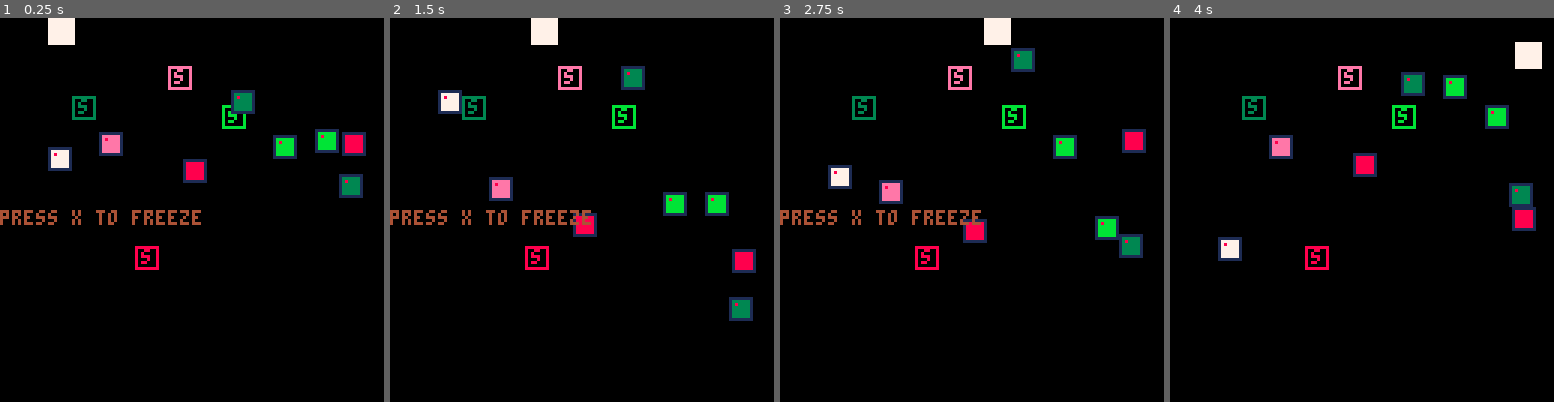
Above: before the commit, frames 1-4 (left to right).
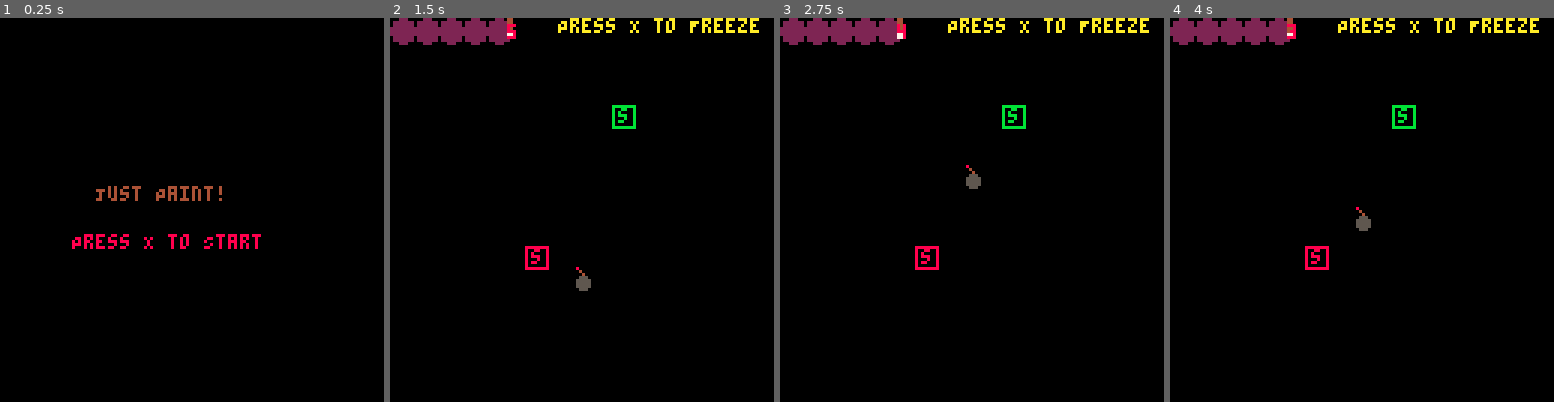
Above: after the commit, the same moments.

Repository: franklant/COMP440_Assignment_3_Repo
Game: PICO-8 cartridge pico_puzzle_game_wip.p8
Two runs of this game, one before a commit and one after it. Both use one fixed random seed, a clock stepped at 60 frames per second and the inputs below.
Inputs:
- Up to frame 1 (0.25 s): no input
- Up to frame 2 (1.5 s): tap X (X key) at 0.33, 1.07 s
- Up to frame 3 (2.75 s): tap X (X key) at 1.85 s
- Up to frame 4 (4 s): tap X (X key) at 2.97 s

The runs differ from the first frame. In frame 1, 6.5% of the frame differs, in the area x 0-96%, y 0-66%; in frame 2, 7.6%, in the area x 0-97%, y 0-79%; in frame 3, 7.5%; in frame 4, 6.8%.

Commit message:
update to latest build

Diff:
--- a/pico_puzzle_game_wip.p8
+++ b/pico_puzzle_game_wip.p8
@@ -1,68 +1,292 @@
 pico-8 cartridge // http://www.pico-8.com
 version 43
 __lua__
+game_states = {
+    menu = 1,
+    game = 2,
+    win = 3
+}
+
+-- current state of the game
+state = game_states.menu
+
+-- menu state
+function init_menu_state()
+    local offset = 32
+    title_text = {
+        text = "Just Paint!",
+        x = 64 - offset,
+        y = 64,
+        c = 4
+    }
+
+    start_text = {
+        text = "Press X to Start",
+        x = 56 - offset,
+        y = 72,
+        c = 8
+    }
+
+
+end
+
+angle = 0
+function update_menu_state()
+    -- make text floaty
+    angle += 0.01
+
+    title_text.y += sin(angle)
+
+    if angle >= 1 then
+        angle = 0
+    end
+
+    if btnp(5) then -- x button pressed
+        state = game_states.game
+        _init() -- reinitialize the game
+    end
+end
+
+function draw_menu_state()
+    -- title
+    print(
+        title_text.text,
+        title_text.x, title_text.y,
+        title_text.c
+    )
+
+    -- start
+    print(
+        start_text.text,
+        start_text.x, start_text.y,
+        start_text.c
+    )
+end
+
+-- game state
+function init_game_state()
+    -- map
+    init_map()
+
+    -- player
+    init_player()
+
+    -- bombs
+    bombs = {}
+    bomb_count = 1
+
+    -- switches
+    switches = {}
+    switch_count = 2
+
+    init_switches()
+    init_bombs()
+end
+
+function update_game_state()
+    -- player
+    update_player()
+
+    -- switches
+    update_switches()
+
+    -- bombs
+    update_bombs()
+
+    -- check for collision with bombs
+    for bomb in all(bombs) do
+        if is_bomb_active(bomb) and check_collision(player, bomb) then
+            state = game_states.menu
+            angle = 0
+            countdown_duration = 0
+            _init() -- re-init menu
+        end
+    end
+
+    -- check win condition
+    if player.cells_painted >= 264 then
+        state = game_states.win
+        angle = 0
+        countdown_duration = 0
+        _init() -- reinitialize the game
+    end
+end
+
+function draw_game_state()
+    -- draw map
+    draw_map()
+
+    -- draw switches
+    draw_switches()
+
+    -- draw bombs
+    draw_bombs()
+
+    -- player
+    draw_player()
+
+    -- display message
+    display_message(
+        "Press X to Freeze",
+        5,
+        56, 0
+    )
+end
+
+-- win state
+function init_win_state()
+    local offset = 32
+    win_text = {
+        text = "Congratulations! True art!",
+        x = 47 - offset,
+        y = 64,
+        c = 10
+    }
+
+    retry_text = {
+        text = "Press X to paint again",
+        x = 56 - offset,
+        y = 72,
+        c = 8
+    }
+
+
+end
+
+angle = 0
+function update_win_state()
+    -- make text floaty
+    angle += 0.01
+
+    win_text.y += sin(angle)
+
+    if angle >= 1 then
+        angle = 0
+    end
+
+    if btnp(5) then -- x button pressed
+        state = game_states.game
+        angle = 0
+        countdown_duration = 0
+        _init() -- reinitialize the game
+    end
+end
+
+function draw_win_state()
+    -- win
+    print(
+        win_text.text,
+        win_text.x, win_text.y,
+        win_text.c
+    )
+
+    -- retry
+    print(
+        retry_text.text,
+        retry_text.x, retry_text.y,
+        retry_text.c
+    )
+end
 
 -- player
 function init_player()
     player = {
-        x = 0,
+        x = 0 - 7, -- ensures the player paints the whole map
         y = 0,
         size = 8,
         speed = 1,
         dir = 1,
+
+        -- states
         is_walking = false,
         is_shifting = false,
         is_reversing = false,
         is_freezing = false,
         row = 0,
+        cells_painted = 0,
 
         walk = function(self)
-                self.x += self.speed * self.dir
-
-                if self.x + self.size >= 127
-                and self.dir == 1 then
-                    self.is_walking = false
-                    self.is_shifting = true
-                    self.row += 1
+            -- walk state
+            self.x += self.speed * self.dir
+
+            if self.x >= 127
+            and self.dir == 1 then
+                self.is_walking = false
+                self.is_shifting = true
+                self.row += 1
+            end
+
+            if self.x + self.size <= 0
+            and self.dir == -1 then
+                self.is_walking = false
+                self.is_shifting = true
+                self.row += 1
+            end
+
+            -- update col number
+            if self.x % 8 == 0 then
+                -- update map
+                -- use the player position to get the correct index on the map
+                local row = flr(self.y / 8)
+                local col = flr(self.x / 8)
+
+                if row >= 0 and row <= 15 and col >= 0 and col <= 15 then
+                    mp[row + 1][col + 1] = complete_mp[row + 1][col + 1]
                 end
-
-                if self.x <= 0
-                and self.dir == -1 then
-                    self.is_walking = false
-                    self.is_shifting = true
-                    self.row += 1
-                end
+                self.cells_painted += 1
+            end
         end,
 
         shift = function(self)
-                self.y += self.speed
-
-                if self.y >= self.row * 8 then
-                    self.is_shifting = false
-                    self.is_reversing = true
-                end
+            -- shift state
+            self.y += self.speed
+
+            if self.y >= self.row * 8 then
+                -- self.col = 0
+                self.is_shifting = false
+                self.is_reversing = true
+            end
         end,
 
         reverse = function(self)
+            -- reverse state
             self.dir = -self.dir
             self.is_reversing = false
             self.is_walking = true
         end,
 
         freeze = function(self)
+            -- freeze state
             self.x += 0
             self.y += 0
         end
     }
 
+    -- set the default state to active
     player.is_walking = true
 end
 
+i = 0
+countdown_duration = 0
 function update_player()
+    -- freeze the player
     if btnp(5) then -- x button
-        player.is_freezing = not player.is_freezing
-    end
-
+        if not player.is_freezing and countdown_duration == 0 then
+            player.is_freezing = true
+            countdown_duration = 60 * 5
+        end
+    end
+
+    -- 5 second time for freezing
+    if countdown_duration > 0 then
+        countdown_duration -= 1
+        -- check if the timer has reached zero.
+        if countdown_duration == 0 then
+            player.is_freezing = false
+        end
+    end
+
+    -- call states approriately
     if player.is_walking
     and not player.is_freezing then
         player:walk()
@@ -84,28 +308,36 @@
 end
 
 function draw_player()
-    rectfill(
-        player.x,
-        player.y,
-        player.x + player.size,
-        player.y + player.size,
-        7
-    )
+    -- subject to change
+    -- rectfill(
+    --     player.x,
+    --     player.y,
+    --     player.x + player.size,
+    --     player.y + player.size,
+    --     7
+    -- )
+    spr(0, player.x, player.y + 0.5, 1, 1, false, true)
+
+    if countdown_duration > 0 then
+        print(flr(countdown_duration / 60) + 1, player.x + 3, player.y + 2, 8)
+    end
 end
 
 
 -- message display
-function display_message(text, t, i2)
+function display_message(text, t, x, y)
     -- text: text to display
-    -- t = how long to display
+    -- t: how long to display
+    -- x: texts x-position
+    -- y: texts y-position
+
     i += 1
     if i <= t * 60 then
-        print(text, 0, 64, 4)
+        print(text, x, y, 10)
     end
 end
 
 -- BOMB AND SWITCH FUNCTIONS
-
 function init_bombs()
     local min_dist_x = 16
 	for i=1,bomb_count do
@@ -137,16 +367,14 @@
         if bomb.group_id == 1 then bomb.color = 8
         elseif bomb.group_id == 2 then bomb.color = 11
         elseif bomb.group_id == 3 then bomb.color = 3
-        elseif bomb.group_id == 4 then bomb.color = 14 -- Added color for 4th group
         else bomb.color = 7
         end
-
 
 		bomb.y_start = 10 + rnd(40)
 		bomb.y_end = bomb.y_start + 30 + rnd(40)
 		bomb.x = potential_bomb_x
 		bomb.y = bomb.y_start
-		bomb.speed = 0.5 + rnd(1)
+		bomb.speed = 0.5 + rnd(0.5)
 		bomb.dir = (rnd(2) < 1) and -1 or 1
 
 		add(bombs, bomb)
@@ -166,12 +394,12 @@
 
 function update_bombs()
     for bomb in all(bombs) do
-			if is_bomb_active(bomb) then
-				bomb.y += bomb.speed * bomb.dir
-				if bomb.y < bomb.y_start or bomb.y > bomb.y_end then
-						bomb.dir *= -1
-				end
-			end
+        if is_bomb_active(bomb) then
+            bomb.y += bomb.speed * bomb.dir
+            if bomb.y < bomb.y_start or bomb.y > bomb.y_end then
+                    bomb.dir *= -1
+            end
+        end
     end
 end
 
@@ -179,17 +407,17 @@
     for bomb in all(bombs) do
         local interior_color = bomb.color
         if not is_bomb_active(bomb) then
-            interior_color = 5
-        end
-
-        rectfill(bomb.x, bomb.y, bomb.x + bomb.size - 1, bomb.y + bomb.size - 1, 1)
-        rectfill(bomb.x + 1, bomb.y + 1, bomb.x + bomb.size - 2, bomb.y + bomb.size - 2, interior_color)
-        pset(bomb.x + 2, bomb.y + 2, 8)
+            interior_color = 5 -- Deactivated color
+        end
+        -- rectfill(bomb.x, bomb.y, bomb.x + bomb.size - 1, bomb.y + bomb.size - 1, 1)
+        -- rectfill(bomb.x + 1, bomb.y + 1, bomb.x + bomb.size - 2, bomb.y + bomb.size - 2, interior_color)
+        -- pset(bomb.x + 2, bomb.y + 2, 7)
+        spr(1, bomb.x, bomb.y, 1, 1, false, false)
     end
 end
 
 function init_switches()
-	local switch_colors = {8, 11, 3, 14} -- Added 4th color
+	local switch_colors = {8, 11, 3}
 	for i=1,switch_count do
 		local s = {
 			x = 16 + rnd(96),
@@ -232,60 +460,181 @@
 		 a.y + a.size > b.y
 end
 
--- MAIN GAME LOOPS
+-- MAP FUNCTIONS
+function init_map()
+    -- 16 * 16 tile grid.
+    mp = {
+        {0, 0, 0, 0, 0, 0, 0, 0, 0, 0, 0, 0, 0, 0, 0, 0},
+        {0, 0, 0, 0, 0, 0, 0, 0, 0, 0, 0, 0, 0, 0, 0, 0},
+        {0, 0, 0, 0, 0, 0, 0, 0, 0, 0, 0, 0, 0, 0, 0, 0},
+        {0, 0, 0, 0, 0, 0, 0, 0, 0, 0, 0, 0, 0, 0, 0, 0},
+        {0, 0, 0, 0, 0, 0, 0, 0, 0, 0, 0, 0, 0, 0, 0, 0},
+        {0, 0, 0, 0, 0, 0, 0, 0, 0, 0, 0, 0, 0, 0, 0, 0},
+        {0, 0, 0, 0, 0, 0, 0, 0, 0, 0, 0, 0, 0, 0, 0, 0},
+        {0, 0, 0, 0, 0, 0, 0, 0, 0, 0, 0, 0, 0, 0, 0, 0},
+        {0, 0, 0, 0, 0, 0, 0, 0, 0, 0, 0, 0, 0, 0, 0, 0},
+        {0, 0, 0, 0, 0, 0, 0, 0, 0, 0, 0, 0, 0, 0, 0, 0},
+        {0, 0, 0, 0, 0, 0, 0, 0, 0, 0, 0, 0, 0, 0, 0, 0},
+        {0, 0, 0, 0, 0, 0, 0, 0, 0, 0, 0, 0, 0, 0, 0, 0},
+        {0, 0, 0, 0, 0, 0, 0, 0, 0, 0, 0, 0, 0, 0, 0, 0},
+        {0, 0, 0, 0, 0, 0, 0, 0, 0, 0, 0, 0, 0, 0, 0, 0},
+        {0, 0, 0, 0, 0, 0, 0, 0, 0, 0, 0, 0, 0, 0, 0, 0},
+        {0, 0, 0, 0, 0, 0, 0, 0, 0, 0, 0, 0, 0, 0, 0, 0}
+    }
+
+    -- the completed map when the player fully crosses the screen
+    -- each value corresponds to the color it will show
+    test_mp = {
+        {7, 2, 7, 2, 7, 2, 7, 2, 2, 2, 7, 2, 2, 1, 1, 1},
+        {7, 2, 7, 2, 7, 2, 7, 2, 2, 2, 7, 2, 2, 1, 1, 1},
+        {7, 2, 7, 2, 7, 2, 7, 2, 2, 2, 7, 2, 2, 1, 1, 1},
+        {7, 2, 7, 2, 7, 2, 7, 2, 2, 2, 7, 2, 2, 1, 1, 1},
+        {7, 2, 7, 2, 7, 2, 7, 2, 2, 2, 7, 2, 2, 1, 1, 1},
+        {7, 2, 7, 2, 7, 2, 7, 2, 2, 2, 7, 2, 2, 1, 1, 1},
+        {7, 2, 7, 2, 7, 2, 7, 2, 2, 2, 7, 2, 2, 1, 1, 1},
+        {7, 2, 7, 2, 7, 2, 7, 2, 2, 2, 7, 2, 2, 1, 1, 1},
+        {7, 2, 7, 2, 7, 2, 7, 2, 2, 2, 7, 2, 2, 1, 1, 1},
+        {7, 2, 7, 2, 7, 2, 7, 2, 2, 2, 7, 2, 2, 1, 1, 1},
+        {7, 2, 7, 2, 7, 2, 7, 2, 2, 2, 7, 2, 2, 1, 1, 1},
+        {7, 2, 7, 2, 7, 2, 7, 2, 2, 2, 7, 2, 2, 1, 1, 1},
+        {7, 2, 7, 2, 7, 2, 7, 2, 2, 2, 7, 2, 2, 1, 1, 1},
+        {7, 2, 7, 2, 7, 2, 7, 2, 2, 2, 7, 2, 2, 1, 1, 1},
+        {7, 2, 7, 2, 7, 2, 7, 2, 2, 2, 7, 2, 2, 1, 1, 1},
+        {7, 2, 7, 2, 7, 2, 7, 2, 2, 2, 7, 2, 2, 1, 1, 1}
+    }
+    smile_face_mp = {
+        {1, 1, 1, 1, 1, 1, 1, 1, 1, 1, 1, 1, 1, 1, 1, 1},
+        {1, 1, 1, 1, 1, 1, 1, 1, 1, 1, 1, 1, 1, 1, 1, 1},
+        {1, 1, 1, 1, 1, 10, 10, 10, 10, 10, 10, 1, 1, 1, 1, 1},
+        {1, 1, 1, 1, 10, 10, 10, 10, 10, 10, 10, 10, 1, 1, 1, 1},
+        {1, 1, 1, 10, 10, 10, 10, 10, 10, 10, 10, 10, 10, 1, 1, 1},
+        {1, 1, 10, 10, 10, 10, 10, 10, 10, 10, 10, 10, 10, 10, 1, 1},
+        {1, 1, 10, 10, 12, 12, 10, 10, 10, 12, 12, 10, 10, 10, 1, 1},
+        {1, 10, 10, 10, 12, 12, 10, 10, 10, 12, 12, 10, 10, 10, 10, 1},
+        {1, 10, 10, 10, 10, 10, 10, 10, 10, 10, 10, 10, 10, 10, 10, 1},
+        {1, 10, 10, 10, 10, 10, 10, 10, 10, 10, 10, 10, 10, 10, 10, 1},
+        {1, 10, 10, 10, 10, 10, 10, 10, 10, 10, 10, 10, 10, 10, 10, 1},
+        {1, 1, 10, 10, 10, 9, 9, 9, 9, 9, 9, 10, 10, 10, 1, 1},
+        {1, 1, 1, 10, 10, 10, 9, 9, 9, 9, 10, 10, 10, 1, 1, 1},
+        {1, 1, 1, 1, 10, 10, 10, 10, 10, 10, 10, 10, 1, 1, 1, 1},
+        {1, 1, 1, 1, 1, 10, 10, 10, 10, 10, 10, 1, 1, 1, 1, 1},
+        {1, 1, 1, 1, 1, 1, 1, 1, 1, 1, 1, 1, 1, 1, 1, 1}
+    }
+    apple_mp = {
+        {11, 11, 11, 11, 11, 11, 11, 11, 11, 11, 11, 11, 11, 11, 11, 11},
+        {11, 11, 11, 11, 11, 11, 11, 4, 4, 11, 11, 11, 11, 11, 11, 11},
+        {11, 11, 11, 11, 11, 11, 4, 4, 4, 11, 11, 11, 11, 11, 11, 11},
+        {11, 11, 11, 11, 11, 11, 8, 8, 8, 8, 11, 11, 11, 11, 11, 11},
+        {11, 11, 11, 11, 11, 8, 7, 8, 8, 8, 8, 11, 11, 11, 11, 11},
+        {11, 11, 11, 11, 8, 7, 8, 8, 8, 8, 8, 8, 11, 11, 11, 11},
+        {11, 11, 11, 11, 8, 7, 8, 8, 8, 8, 8, 8, 8, 11, 11, 11},
+        {11, 11, 11, 8, 8, 8, 8, 8, 8, 8, 8, 8, 8, 8, 11, 11},
+        {11, 11, 8, 8, 8, 8, 8, 8, 8, 8, 8, 8, 8, 8, 8, 11},
+        {11, 11, 8, 8, 8, 8, 8, 8, 8, 8, 8, 8, 8, 8, 8, 11},
+        {11, 8, 8, 8, 8, 8, 8, 8, 8, 8, 8, 8, 8, 8, 8, 11},
+        {11, 8, 8, 8, 8, 8, 8, 8, 8, 8, 8, 8, 8, 8, 8, 11},
+        {11, 8, 8, 8, 8, 8, 8, 8, 8, 8, 8, 8, 8, 8, 8, 11},
+        {11, 11, 8, 8, 8, 8, 8, 8, 8, 8, 8, 8, 8, 8, 11, 11},
+        {11, 11, 11, 8, 8, 8, 8, 8, 8, 8, 8, 8, 8, 11, 11, 11},
+        {11, 11, 11, 11, 11, 11, 11, 11, 11, 11, 11, 11, 11, 11, 11, 11}
+    }
+    flower_mp = {
+        {3, 3, 3, 3, 3, 3, 3, 3, 3, 3, 3, 3, 3, 3, 3, 3},
+        {3, 3, 3, 3, 3, 3, 3, 3, 3, 3, 3, 3, 3, 3, 3, 3},
+        {3, 3, 3, 3, 3, 10, 10, 10, 3, 3, 3, 3, 3, 3, 3, 3},
+        {3, 3, 3, 3, 10, 10, 10, 10, 10, 10, 3, 3, 3, 3, 3, 3},
+        {3, 3, 3, 10, 10, 10, 10, 10, 10, 10, 10, 3, 3, 3, 3, 3},
+        {3, 3, 3, 10, 10, 9, 9, 9, 10, 10, 10, 10, 3, 3, 3, 3},
+        {3, 3, 10, 10, 9, 9, 10, 9, 9, 9, 10, 10, 3, 3, 3, 3},
+        {3, 3, 10, 10, 9, 10, 9, 9, 10, 9, 10, 10, 3, 3, 3, 3},
+        {3, 3, 10, 10, 9, 9, 10, 9, 9, 9, 10, 10, 3, 3, 3, 3},
+        {3, 3, 3, 10, 10, 9, 9, 9, 10, 10, 10, 10, 3, 3, 3, 3},
+        {3, 3, 3, 3, 10, 10, 10, 10, 10, 10, 3, 3, 3, 3, 3, 3},
+        {3, 3, 3, 3, 3, 10, 10, 10, 3, 3, 3, 3, 3, 3, 3, 3},
+        {3, 3, 3, 3, 3, 3, 3, 11, 3, 3, 3, 3, 3, 3, 3, 3},
+        {3, 3, 3, 3, 3, 3, 3, 11, 3, 3, 3, 3, 3, 3, 3, 3},
+        {3, 3, 3, 3, 3, 3, 3, 11, 3, 3, 3, 3, 3, 3, 3, 3},
+        {3, 3, 3, 3, 3, 3, 3, 11, 3, 3, 3, 3, 3, 3, 3, 3}
+    }
+    sun_mp = {
+        {2, 2, 2, 2, 2, 2, 10, 10, 10, 2, 2, 2, 2, 2, 2, 2},
+        {2, 2, 2, 2, 2, 10, 9, 9, 9, 10, 2, 2, 2, 2, 2, 2},
+        {2, 2, 2, 2, 10, 9, 9, 9, 9, 9, 10, 2, 2, 2, 2, 2},
+        {2, 2, 2, 10, 9, 9, 10, 10, 9, 9, 9, 10, 2, 2, 2, 2},
+        {2, 2, 10, 9, 9, 10, 10, 10, 10, 9, 9, 9, 10, 2, 2, 2},
+        {2, 10, 9, 9, 10, 10, 10, 10, 10, 10, 10, 9, 9, 10, 2, 2},
+        {10, 9, 9, 10, 10, 10, 10, 10, 10, 10, 10, 10, 9, 9, 10, 2},
+        {10, 9, 10, 10, 10, 10, 10, 10, 10, 10, 10, 10, 10, 9, 9, 10},
+        {10, 9, 10, 10, 10, 10, 10, 10, 10, 10, 10, 10, 10, 9, 9, 10},
+        {2, 10, 9, 9, 10, 10, 10, 10, 10, 10, 10, 9, 9, 10, 2, 2},
+        {2, 2, 10, 9, 9, 10, 10, 10, 10, 9, 9, 9, 10, 2, 2, 2},
+        {2, 2, 2, 10, 9, 9, 10, 10, 9, 9, 9, 10, 2, 2, 2, 2},
+        {2, 2, 2, 2, 10, 9, 9, 9, 9, 9, 10, 2, 2, 2, 2, 2},
+        {2, 2, 2, 2, 2, 10, 9, 9, 9, 10, 2, 2, 2, 2, 2, 2},
+        {2, 2, 2, 2, 2, 2, 10, 10, 10, 2, 2, 2, 2, 2, 2, 2},
+        {2, 2, 2, 2, 2, 2, 2, 2, 2, 2, 2, 2, 2, 2, 2, 2}
+    }
+
+    -- randomize the map selection each game
+    complete_mp = rnd({test_mp, smile_face_mp, apple_mp, flower_mp, sun_mp})
+end
+
+function draw_map()
+    -- iterate through the map and draw correct color tiles
+    -- row (y)
+    for i2=1, 16 do
+        -- col (x)
+        for j2=1, 16 do
+            local val = mp[i2][j2]
+            if val != 0 then
+                local x = j2 * 8
+                local y = i2 * 8
+                circfill(x - 4,  y - 4, 4, val)
+            end
+        end
+    end
+end
 
 function _init()
-    -- initialize game variables
-    bombs = {}
-    switches = {}
-    bomb_count = 8
-    switch_count = 4 -- Changed to 4
-    i = 0
-
-    -- player
-    init_player()
-    -- bombs and switches
-    init_switches()
-    init_bombs()
-end
-
+    -- handle states
+    if state == game_states.menu then
+        init_menu_state()
+    elseif state == game_states.game then
+        init_game_state()
+    elseif state == game_states.win then
+        init_win_state()
+    end
+end
 
 function _update60()
-    -- player
-    update_player()
-    -- bombs and switches
-    update_switches()
-    update_bombs()
-
-    -- check for collision
-    for bomb in all(bombs) do
-        if is_bomb_active(bomb) and check_collision(player, bomb) then
-            -- on collision, restart the game
-            _init()
-        end
+    -- handle states
+    if state == game_states.menu then
+        update_menu_state()
+    elseif state == game_states.game then
+        update_game_state()
+    elseif state == game_states.win then
+        update_win_state()
     end
 end
 
 function _draw()
     cls()
 
-    -- bombs and switches
-    draw_switches()
-    draw_bombs()
-
-    -- player
-    draw_player()
-
-    -- display message
-    display_message(
-    "press x to freeze",
-     4, 0
-    )
+    -- handle states
+    if state == game_states.menu then
+        draw_menu_state()
+    elseif state == game_states.game then
+        draw_game_state()
+    elseif state == game_states.win then
+        draw_win_state()
+    end
 end
 __gfx__
-00000000000000000000000000000000000000000000000000000000000000000000000000000000000000000000000000000000000000000000000000000000
-00000000000000000000000000000000000000000000000000000000000000000000000000000000000000000000000000000000000000000000000000000000
-00700700000000000000000000000000000000000000000000000000000000000000000000000000000000000000000000000000000000000000000000000000
-00077000000000000000000000000000000000000000000000000000000000000000000000000000000000000000000000000000000000000000000000000000
-00077000000000000000000000000000000000000000000000000000000000000000000000000000000000000000000000000000000000000000000000000000
-00700700000000000000000000000000000000000000000000000000000000000000000000000000000000000000000000000000000000000000000000000000
+0000000008000000cccccccc0000000000000000ccccccccc8cccccc000000000000000000000000000000000000000000000000000000000000000000000000
+0007700000400000cccccccc0000000000000000cccccccccc4ccccc000000000000000000000000000000000000000000000000000000000000000000000000
+0007700000040000cccccccc0000000000000000ccccccccccc4cccc000000000000000000000000000000000000000000000000000000000000000000000000
+0004400000555000c77444440000000000000000cccccccccc555ccc000000000000000000000000000000000000000000000000000000000000000000000000
+0004400005555500c77444440000000000000000ccccccccc55555cc000000000000000000000000000000000000000000000000000000000000000000000000
+0004400005555500cccccccc0000000000000000ccccccccc55555cc000000000000000000000000000000000000000000000000000000000000000000000000
+0004400005555500cccccccc0000000000000000ccccccccc55555cc000000000000000000000000000000000000000000000000000000000000000000000000
+0004400000555000cccccccc0000000000000000cccccccccc555ccc000000000000000000000000000000000000000000000000000000000000000000000000
